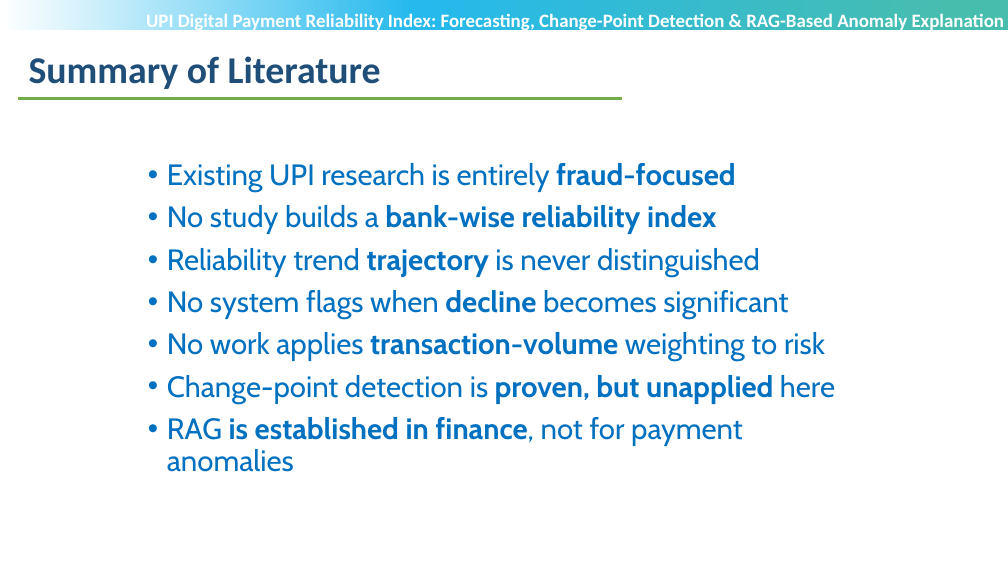
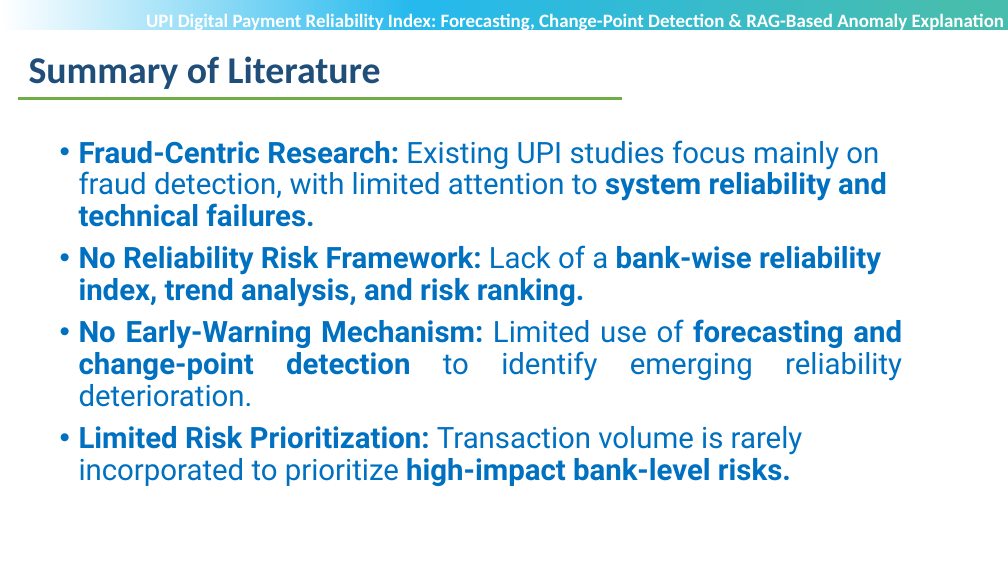
Before and after one commit to POOJITHA-02/lti-proj, a slide deck: slide 7 of UPI 1ST REVIEW.pptx (slide 10 before the commit). Drawn at 1008x567 pixels with LibreOffice and Linux fonts; fonts in the diff are those of the drawing; background and template pictures are left out. Boxes give left, top, right and bottom in pixels: in the first picture for what was removed or moved away, otherwise in the second. Text is boxed around its words. In the diff, an @@ line names an element or a change of style, - is before the commit and + after.

```diff
--- a/UPI 1ST REVIEW.pptx
+++ b/UPI 1ST REVIEW.pptx
@@ text at (79, 140, 902, 486): text changed; font Cabin to Roboto; bold on @@
-• Existing UPI research is entirely fraud-focused
-• No study builds a bank-wise reliability index
-• Reliability trend trajectory is never distinguished
-• No system flags when decline becomes significant
-• No work applies transaction-volume weighting to risk
-• Change-point detection is proven, but unapplied here
-• RAG is established in finance, not for payment anomalies
+• Fraud-Centric Research: Existing UPI studies focus mainly on fraud detection, with limited attention to system reliability and technical failures.
+• No Reliability Risk Framework: Lack of a bank-wise reliability index, trend analysis, and risk ranking.
+• No Early-Warning Mechanism: Limited use of forecasting and change-point detection to identify emerging reliability deterioration.
+• Limited Risk Prioritization: Transaction volume is rarely incorporated to prioritize high-impact bank-level risks.
```
Also in this commit, not shown: 8 other slides changed, 13 slides added, 7 slides removed, 52 other files.
